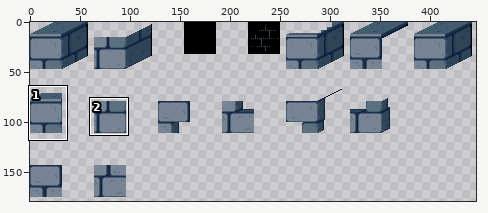
File history of a sprite sheet, 2DGame/02-Bubble/02-Bubble/images/tiles.png. Above: a wide view before the commit, with the close-up outlined.
Close-up. Before:
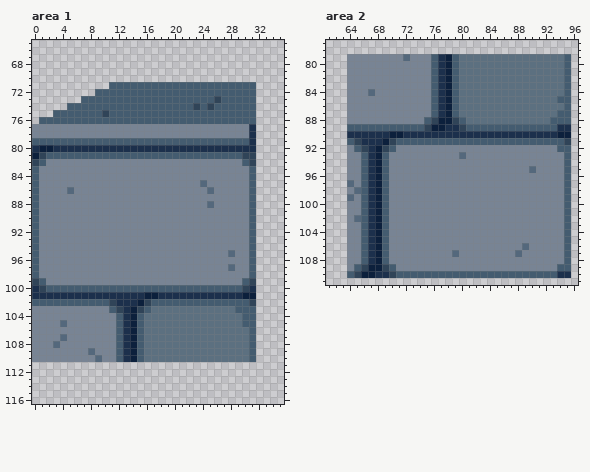
The file is 512x512 pixels. Colours within 5 levels of each other are drawn and written as one. Shown: area 1: x 0..35, y 65..116; area 2: x 61..96, y 77..111. The wide view leaves out empty margins. The commit also changed other parts of the picture, which this record leaves out.
And afterwards:
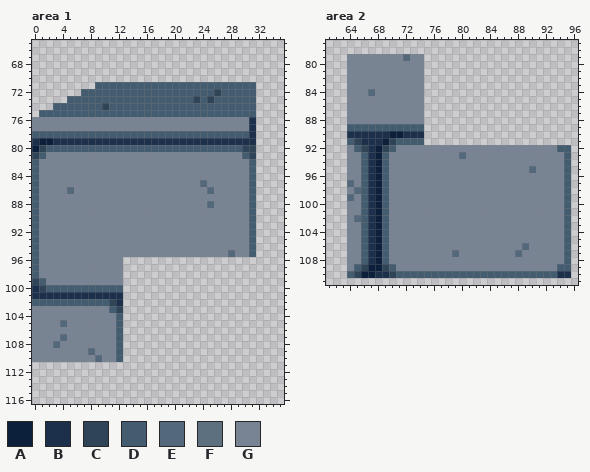
Palette (. is transparent): A #0c203c  B #1c304c  C #304458  D #445c70  E #54687c  F #5c7080  G #788494
Change:
--- area 1
@@ x 0..35 @@
  70 ....................................
- 71 ...........DDDDDDDDDDDDDDDDDDDDD....
- 72 .........DDDDDDDDDDDDDDDDDDDDDDD....
- 73 .......DDDDDDDDDDDDDDDDDDDCDDDDD....
- 74 .....DDDDDDDDDDDDDDDDDDCDCDDDDDD....
- 75 ...DDDDDDDCDDDDDDDDDDDDDDDDDDDDD....
- 76 .DDDDDDDDDDDDDDDDDDDDDDDDDDDDDDD....
+ 71 .........DDDDDDDDDDDDDDDDDDDDDDD....
+ 72 .......DDDDDDDDDDDDDDDDDDDCDDDDD....
+ 73 .....DDDDDDDDDDDDDDDDDDCDCDDDDDD....
+ 74 ...DDDDDDDCDDDDDDDDDDDDDDDDDDDDD....
+ 75 .DDDDDDDDDDDDDDDDDDDDDDDDDDDDDDD....
+ 76 GGGGGGGGGGGGGGGGGGGGGGGGGGGGGGGB....
  77 GGGGGGGGGGGGGGGGGGGGGGGGGGGGGGGB....
- 78 GGGGGGGGGGGGGGGGGGGGGGGGGGGGGGGB....
- 79 DDDDDDDDDDDDDDDDDDDDDDDDDDDDDDDB....
- 80 BAABBBBBBBBBBBBBBBBBBBBBBBBBBBBB....
- 81 ACDDDDDDDDDDDDDDDDDDDDDDDDDDDDCC....
- 82 CDGGGGGGGGGGGGGGGGGGGGGGGGGGGGDC....
+ 78 DDDDDDDDDDDDDDDDDDDDDDDDDDDDDDDB....
+ 79 BAABBBBBBBBBBBBBBBBBBBBBBBBBBBBB....
+ 80 ACDDDDDDDDDDDDDDDDDDDDDDDDDDDDCC....
+ 81 CDGGGGGGGGGGGGGGGGGGGGGGGGGGGGDC....
+ 82 DGGGGGGGGGGGGGGGGGGGGGGGGGGGGGGD....
  83 DGGGGGGGGGGGGGGGGGGGGGGGGGGGGGGD....
@@ x 11..33 @@
  95 GGGGGGGGGGGGGGGGGEGGD..
- 96 GGGGGGGGGGGGGGGGGGGGD..
- 97 GGGGGGGGGGGGGGGGGEGGD..
- 98 GGGGGGGGGGGGGGGGGGGGD..
- 99 GGGGGGGGGGGGGGGGGGGDC..
-100 DDDDDDDDDDDDDDDDDDDCB..
-101 BBBBBAABBBBBBBBBBBBAA..
-102 CBBBACDDDDDDDDDDDDDDC..
-103 DCBACDFFFFFFFFFFFFDDD..
-104 GDBADFFFFFFFFFFFFFFDD..
-105 GDBADFFFFFFFFFFFFFFDD..
-106 GDBADFFFFFFFFFFFFFFFD..
-107 GDBADFFFFFFFFFFFFFFFD..
-108 GDBADFFFFFFFFFFFFFFFD..
-109 GDBADFFFFFFFFFFFFFFFD..
-110 GDBADFFFFFFFFFFFFFFFD..
+ 96 GG.....................
+ 97 GG.....................
+ 98 GG.....................
+ 99 GG.....................
+100 DD.....................
+101 BB.....................
+102 CB.....................
+103 DC.....................
+104 GD.....................
+105 GD.....................
+106 GD.....................
+107 GD.....................
+108 GD.....................
+109 GD.....................
+110 GD.....................
 111 .......................
--- area 2
@@ x 73..96 @@
  78 ........................
- 79 GGGDBADFFFFFFFFFFFFFFFD.
- 80 GGGDBADFFFFFFFFFFFFFFFD.
- 81 GGGDBADFFFFFFFFFFFFFFFD.
- 82 GGGDBADFFFFFFFFFFFFFFFD.
- 83 GGGDBADFFFFFFFFFFFFFFFD.
- 84 GGGDBADFFFFFFFFFFFFFFFD.
- 85 GGGDBADFFFFFFFFFFFFFFDD.
- 86 GGGDBADFFFFFFFFFFFFFFFD.
- 87 GGGDBADFFFFFFFFFFFFFFDD.
- 88 GGDCAACDFFFFFFFFFFFFDDD.
- 89 DDCAABBCDDDDDDDDDDDDDBB.
- 90 BBBBBBBBBBBBBBBBBBBBBAA.
- 91 DDDDDDDDDDDDDDDDDDDDDDC.
+ 79 GG......................
+ 80 GG......................
+ 81 GG......................
+ 82 GG......................
+ 83 GG......................
+ 84 GG......................
+ 85 GG......................
+ 86 GG......................
+ 87 GG......................
+ 88 GG......................
+ 89 DD......................
+ 90 BB......................
+ 91 DD......................
  92 GGGGGGGGGGGGGGGGGGGGGDD.
